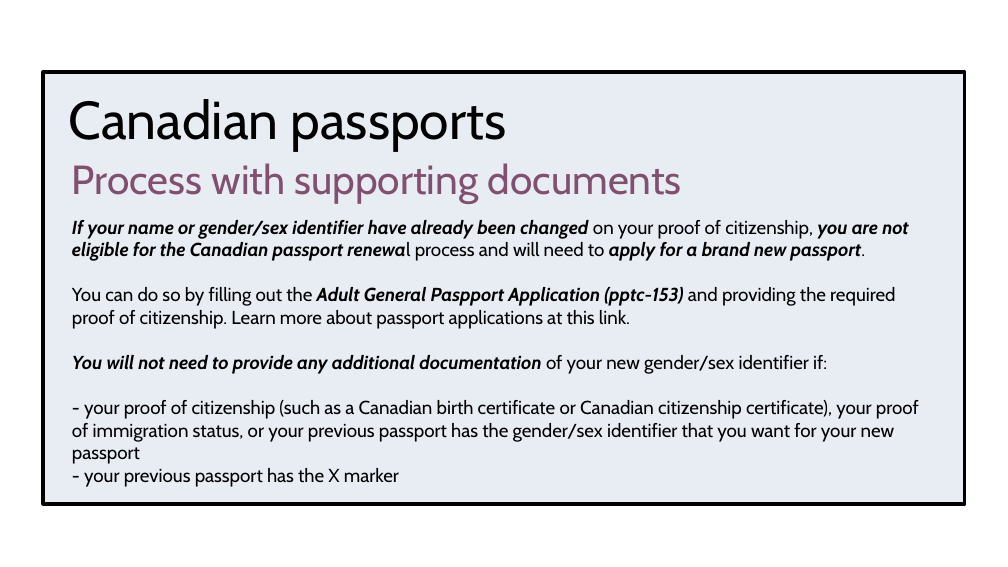
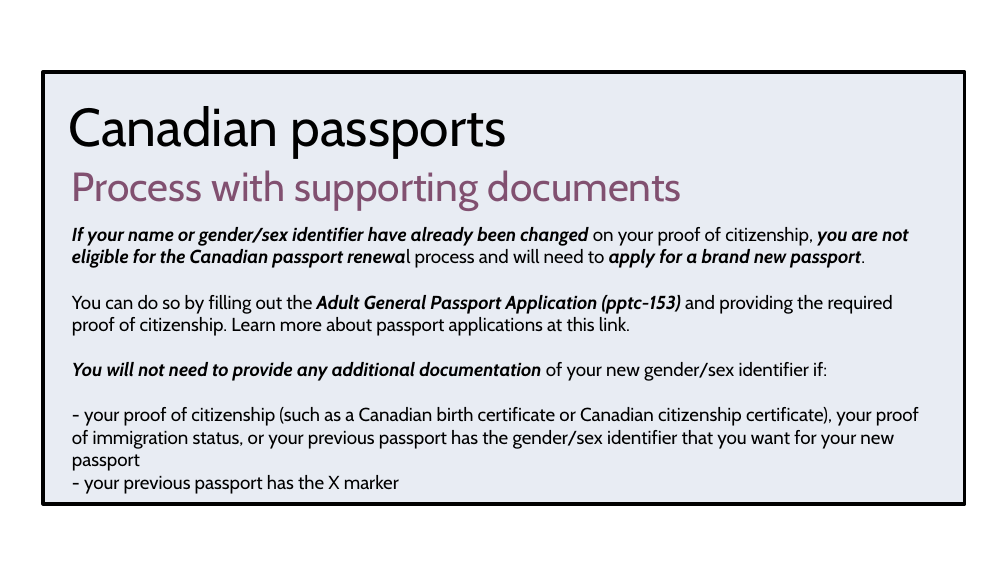
Before and after one commit to torontopubliclibra/tg-id-beta, a slide deck: slide 24 of data/tg-id-0425.pptx. Drawn at 1008x567 pixels with LibreOffice and Linux fonts; fonts in the diff are those of the drawing; background and template pictures are left out. Boxes give left, top, right and bottom in pixels: in the first picture for what was removed or moved away, otherwise in the second. Text is boxed around its words. In the diff, an @@ line names an element or a change of style, - is before the commit and + after.

```diff
--- a/data/tg-id-0425.pptx
+++ b/data/tg-id-0425.pptx
@@ title "Canadian passports": place and size @@
-title "Canadian passports" at (68,99,507,151)
+title "Canadian passports" at (68,106,507,158)
@@ title "Process with supporting documents": place and size @@
-title "Process with supporting documents" at (72,163,682,204)
+title "Process with supporting documents" at (72,170,682,211)
@@ text "If your name or gender/sex ...": place and size @@
-text "If your name or gender/sex ..." at (72,220,919,487)
+text "If your name or gender/sex ..." at (72,227,919,494)
@@ text at (72,295,893,336): text changed @@
-You can do so by filling out the Adult General Paspport Application (pptc-153) and providing the required proof of citizenship. Learn more about passport applications at this link.
+You can do so by filling out the Adult General Passport Application (pptc-153) and providing the required proof of citizenship. Learn more about passport applications at this link.
```
Also in this commit, not shown: 24 other slides changed, 4 other files.
